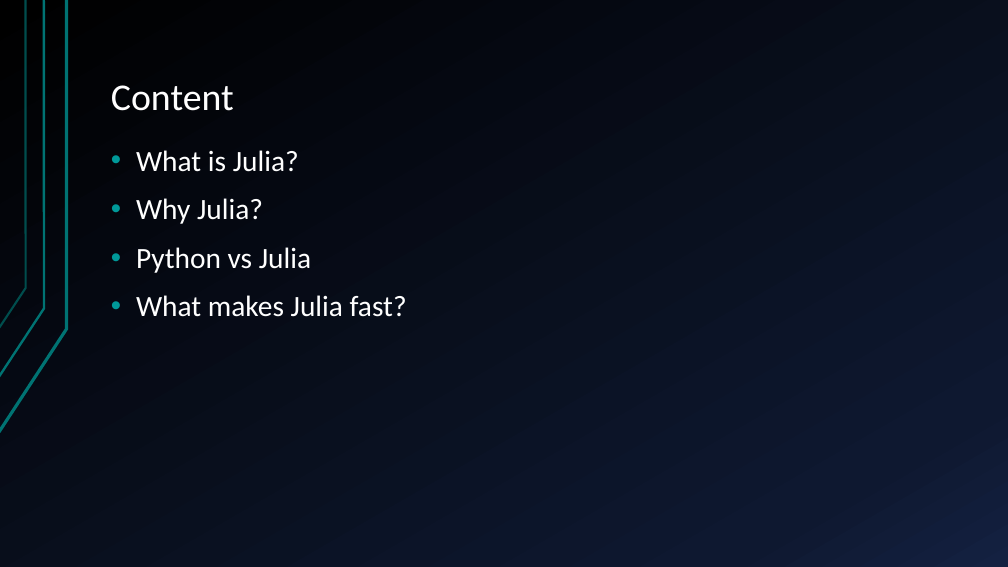
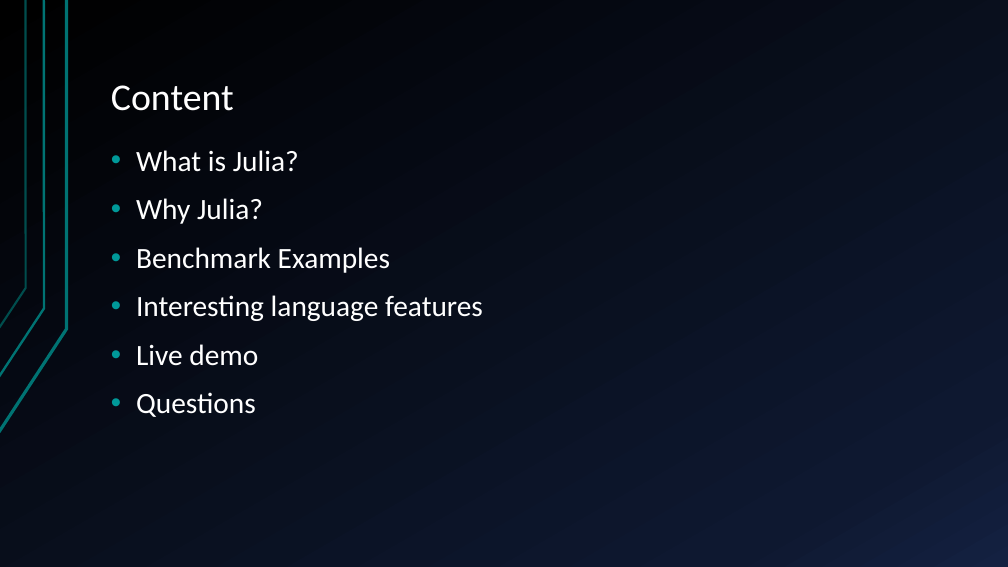
Before and after one commit to JamieMair/intro-to-julia-talk, a slide deck: slide 2 of Introduction to Julia.pptx. Drawn at 1008x567 pixels with LibreOffice and Linux fonts; fonts in the diff are those of the drawing. Boxes give left, top, right and bottom in pixels: in the first picture for what was removed or moved away, otherwise in the second. Text is boxed around its words. In the diff, an @@ line names an element or a change of style, - is before the commit and + after.

```diff
--- a/Introduction to Julia.pptx
+++ b/Introduction to Julia.pptx
@@ text at (136,247,483,417): text changed @@
-• Python vs Julia
-• What makes Julia fast?
+• Benchmark Examples
+• Interesting language features
+• Live demo
+• Questions
```
Also in this commit, not shown: 1 other slide changed, 7 slides added.
